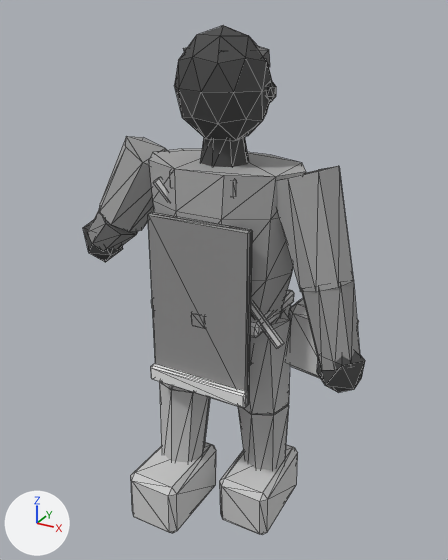
The glTF model assets/exports/npc/npc_merchant_up_r_v01.glb, before and after one commit.
Rendered twice from a 50 mm camera at (1.075, -1.96, 2.091) aimed at (-0.002, -0.003, 1.112). Every picture has the same lights, and +X, +Y and +Z are marked at lower left. The first picture is the older version. Mesh edges are drawn as thin lines. Vertices at exactly the same position are counted once.

In view in the first picture: 'GEO_npc_merchant_up_r_v01'.
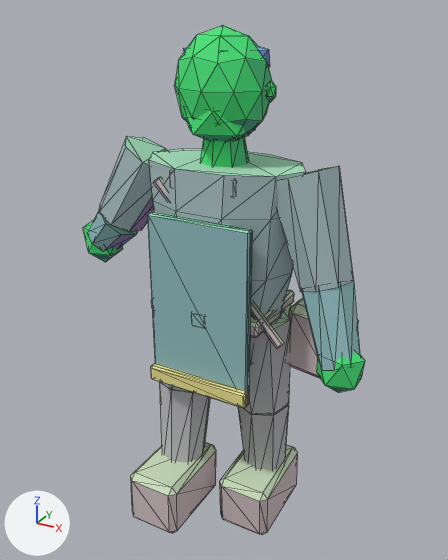
Boxes (x1, y1, x2, y2) around the edits, measured in the pictures (448 x 560 px):
part 1 of me_geo_npc_merchant_up_r_v01, added (green): after (186, 110, 256, 142)
part 2 of me_geo_npc_merchant_up_r_v01, recoloured: (83, 26, 365, 534) in both

Patch to the scene script:
```diff
--- a/assets/exports/npc/npc_merchant_up_r_v01.glb.py
+++ b/assets/exports/npc/npc_merchant_up_r_v01.glb.py
@@ me_geo_npc_merchant_up_r_v01 @@
 # used by ob_geo_npc_merchant_up_r_v01; location = (0.0, 0.0, 0.0)
-me_geo_npc_merchant_up_r_v01.from_pydata(...)  # 510 vertices, 916 faces; spans x -0.64..0.61, y -0.37..0.25, z -0.01..2.04
+me_geo_npc_merchant_up_r_v01.from_pydata(...)  # 522 vertices, 936 faces; spans x -0.64..0.61, y -0.37..0.25, z -0.01..2.04
+# me_geo_npc_merchant_up_r_v01 part 1: a new loose piece, an icosphere of 20 faces spanning x -0.13..0.13, y -0.15..0.08, z 1.64..1.83, in mat_mat_npc_indexed
+# me_geo_npc_merchant_up_r_v01 part 2: 916 kept faces spanning x -0.64..0.61, y -0.37..0.25, z -0.01..2.04 get new vertex colours
 me_geo_npc_merchant_up_r_v01.materials.append(mat_mat_npc_indexed)
```
